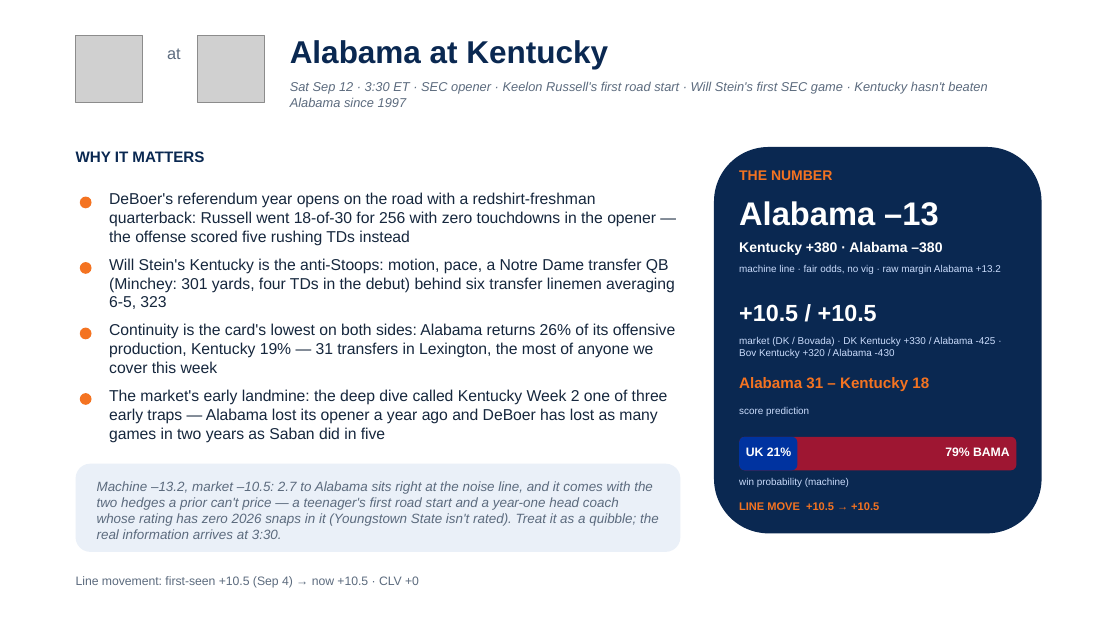
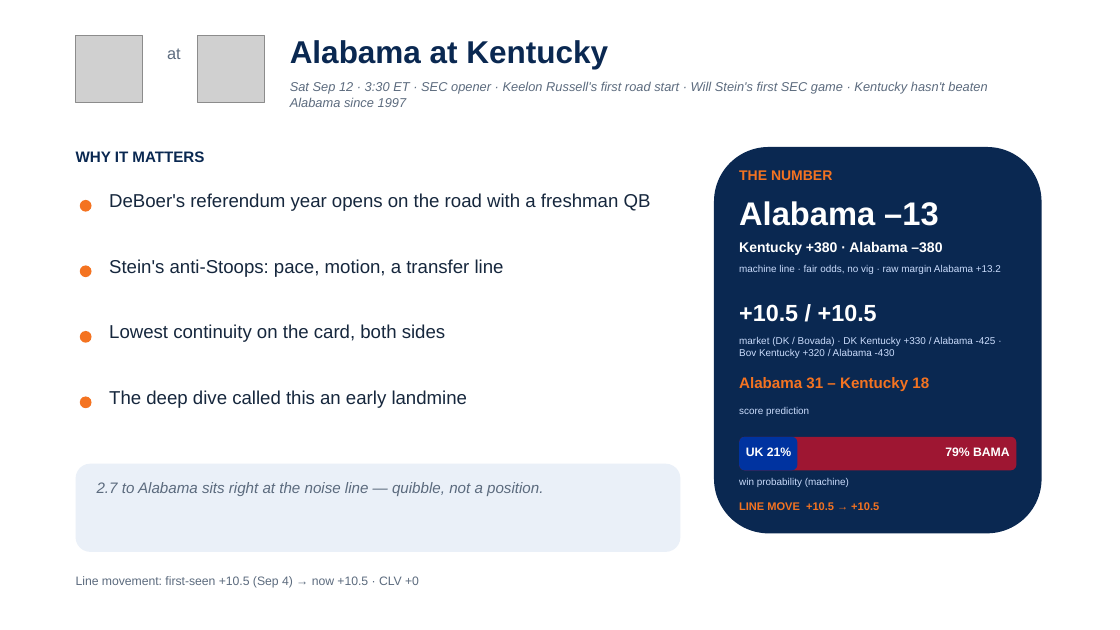
Before and after one commit to lucasalvarezflorida-lab/ncaa-fbs-analytics, a slide deck: slide 15 of decks/2026_Week2_Episode3.pptx. Drawn at 1120x630 pixels with LibreOffice and Linux fonts; fonts in the diff are those of the drawing; grey boxes stand for pictures. Boxes give left, top, right and bottom in pixels: in the first picture for what was removed or moved away, otherwise in the second. Text is boxed around its words. In the diff, an @@ line names an element or a change of style, - is before the commit and + after.

```diff
--- a/decks/2026_Week2_Episode3.pptx
+++ b/decks/2026_Week2_Episode3.pptx
@@ text at (109, 193, 651, 211): text changed; size 13.5 to 16 pt @@
-DeBoer's referendum year opens on the road with a redshirt-freshman quarterback: Russell went 18-of-30 for 256 with zero touchdowns in the opener — the offense scored five rushing TDs instead
+DeBoer's referendum year opens on the road with a freshman QB
@@ text at (109, 259, 504, 277): text changed; size 13.5 to 16 pt @@
-Will Stein's Kentucky is the anti-Stoops: motion, pace, a Notre Dame transfer QB (Minchey: 301 yards, four TDs in the debut) behind six transfer linemen averaging 6-5, 323
+Stein's anti-Stoops: pace, motion, a transfer line
@@ text at (109, 324, 445, 342): text changed; size 13.5 to 16 pt @@
-Continuity is the card's lowest on both sides: Alabama returns 26% of its offensive production, Kentucky 19% — 31 transfers in Lexington, the most of anyone we cover this week
+Lowest continuity on the card, both sides
@@ 4 ellipses: place and size @@
-4 ellipses at (80, 197, 92, 405)
+4 ellipses at (80, 200, 92, 408)
@@ text at (109, 390, 468, 408): text changed; size 13.5 to 16 pt @@
-The market's early landmine: the deep dive called Kentucky Week 2 one of three early traps — Alabama lost its opener a year ago and DeBoer has lost as many games in two years as Saban did in five
+The deep dive called this an early landmine
@@ text at (97, 482, 543, 496): text changed; size 11.5 to 13 pt @@
-Machine –13.2, market –10.5: 2.7 to Alabama sits right at the noise line, and it comes with the two hedges a prior can't price — a teenager's first road start and a year-one head coach whose rating has zero 2026 snaps in it (Youngstown State isn't rated). Treat it as a quibble; the real information arrives at 3:30.
+2.7 to Alabama sits right at the noise line — quibble, not a position.
```
Also in this commit, not shown: 14 other slides changed, 1 other file.
